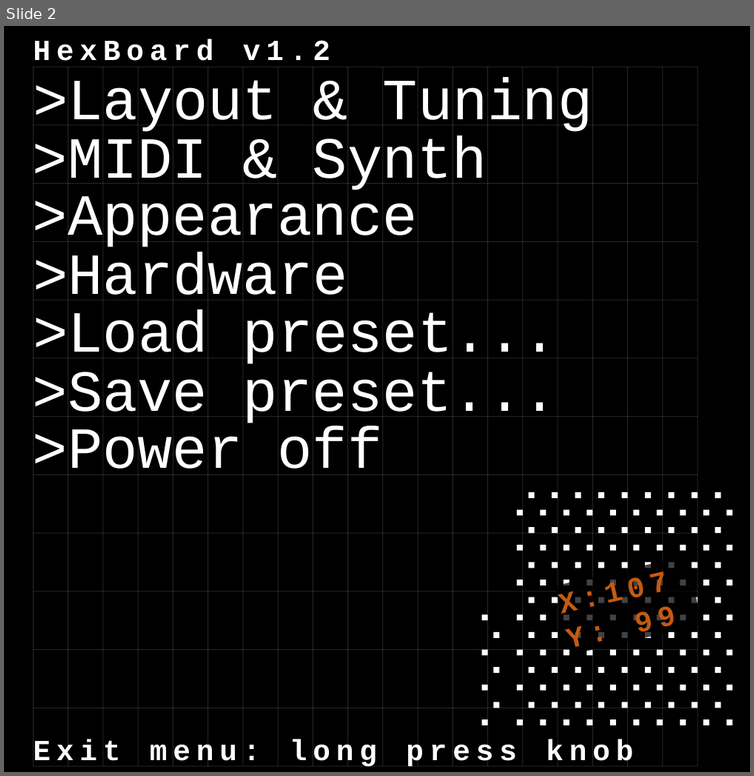
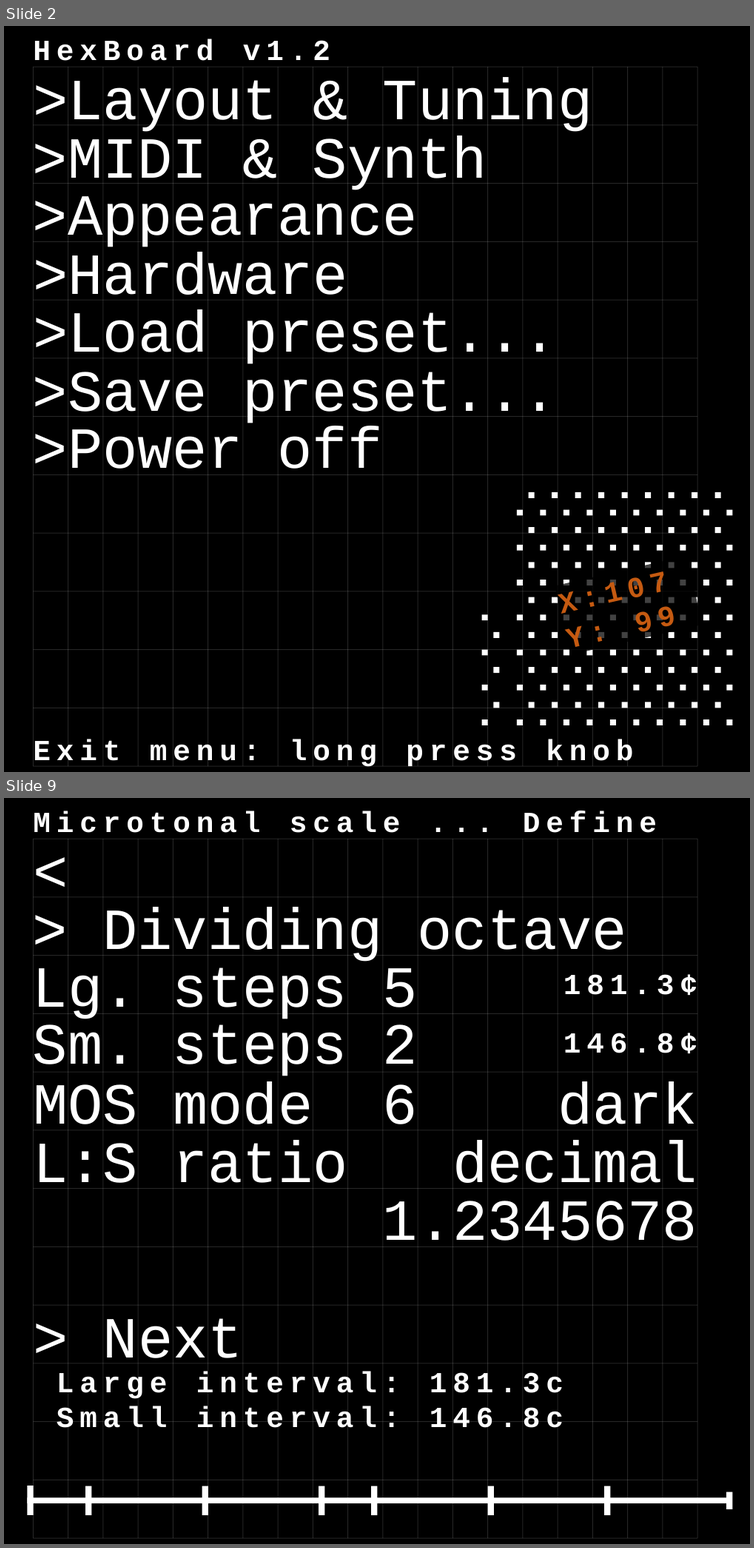
Before and after one commit to theHDM/MultiCoreTest, a slide deck: Hexboard Edit Design.pptx. Shown one above the other, each under a label of ours: slide 2 before the commit, slides 2 and 9 after it; the slides between them are not shown. The pictures are 754x776 and 754x1548 pixels, drawn with LibreOffice and Linux fonts; fonts in the diff are those of the drawing. Boxes give left, top, right and bottom in pixels: in the first picture for what was removed or moved away, otherwise in the second. Text is boxed around its words. In the diff, an @@ line names an element or a change of style, - is before the commit and + after.

```diff
--- a/Hexboard Edit Design.pptx
+++ b/Hexboard Edit Design.pptx
@@ slide 9 added at box(4, 798, 750, 1544), background #000000; not listed: 33 template elements that a slide beside it also shows @@
@@ text added at box(33, 811, 657, 839), 45 pt, text #FFFFFF, bold @@
+Microtonal scale ... Define
@@ text added at box(33, 833, 733, 903), 90 pt, text #FFFFFF @@
+<
@@ text added at box(102, 907, 628, 962), 90 pt, text #FFFFFF @@
+> Dividing octave
@@ text added at box(33, 967, 417, 1019), 90 pt, text #FFFFFF @@
+Lg. steps 5
@@ text added at box(657, 974, 674, 995), 45 pt, text #FFFFFF, bold @@
+181.3¢
@@ text added at box(33, 1024, 417, 1076), 90 pt, text #FFFFFF @@
+Sm. steps 2
@@ text added at box(657, 1033, 674, 1053), 45 pt, text #FFFFFF, bold @@
+146.8¢
@@ text added at box(33, 1081, 697, 1131), 90 pt, text #FFFFFF @@
+MOS mode 6 dark
@@ text added at box(33, 1140, 697, 1189), 90 pt, text #FFFFFF @@
+L:S ratio decimal
@@ text added at box(383, 1201, 697, 1247), 90 pt, text #FFFFFF @@
+1.2345678
@@ text added at box(103, 1318, 243, 1373), 90 pt, text #FFFFFF @@
+> Next
@@ text added at box(57, 1371, 563, 1399), 45 pt, text #FFFFFF, bold @@
+Large interval: 181.3c
@@ text added at box(57, 1406, 563, 1428), 45 pt, text #FFFFFF, bold @@
+Small interval: 146.8c
@@ group added at box(28, 1485, 732, 1516): 9 rectangles @@
```
Also in this commit, not shown: 4 slides changed, 7 other slides added, 17 slides removed.
